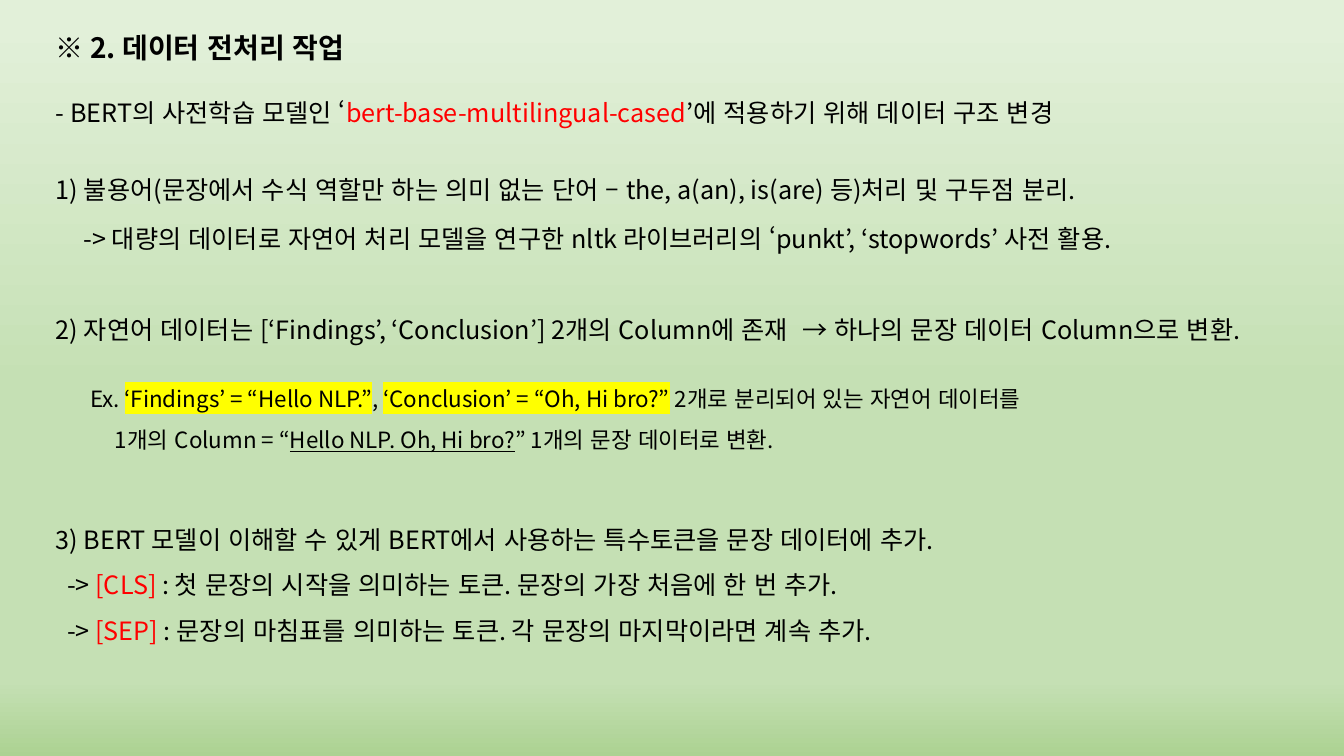
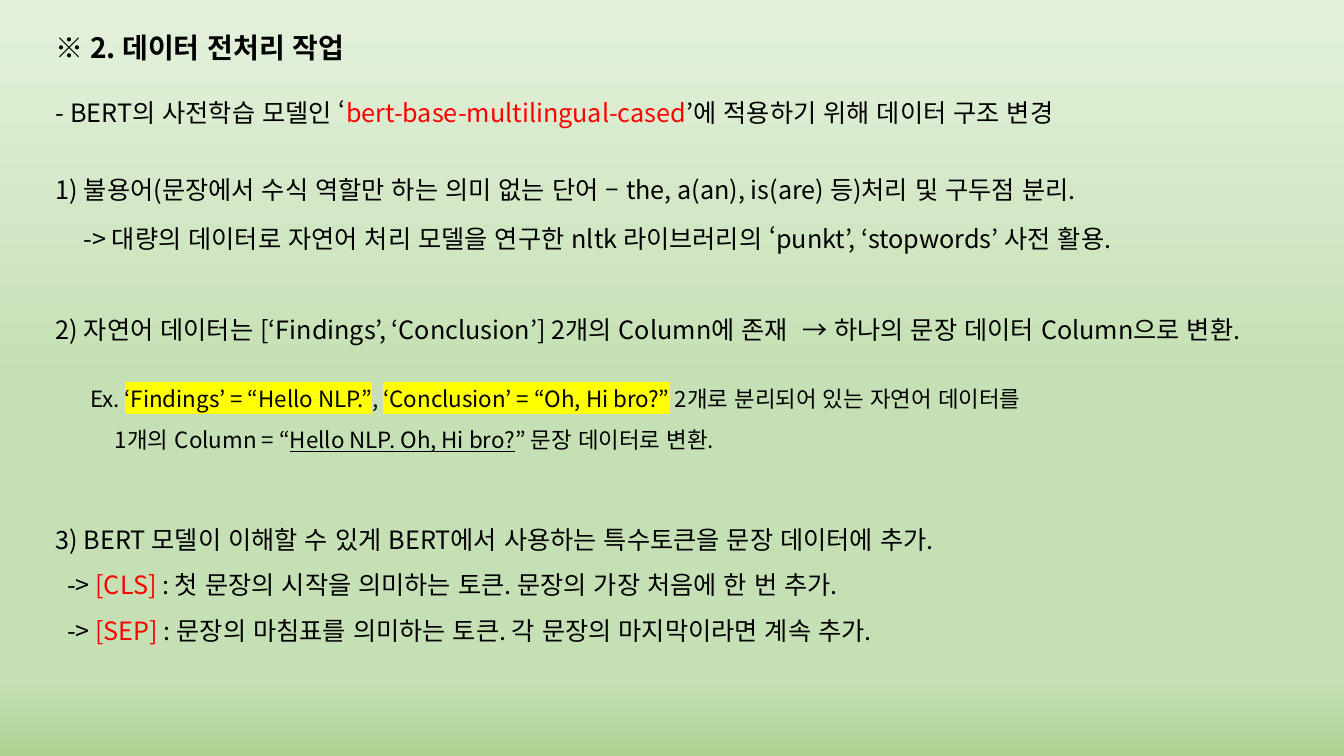
Before and after one commit to phantom0119/K-ium, a slide deck: slide 12 of 정리.pptx. Drawn at 1344x756 pixels with LibreOffice and Linux fonts; fonts in the diff are those of the drawing. Boxes give left, top, right and bottom in pixels: in the first picture for what was removed or moved away, otherwise in the second. Text is boxed around its words. In the diff, an @@ line names an element or a change of style, - is before the commit and + after.

```diff
--- a/정리.pptx
+++ b/정리.pptx
@@ text at [115, 429, 714, 452]: text changed @@
-1개의 Column = “Hello NLP. Oh, Hi bro?” 1개의 문장 데이터로 변환.
+1개의 Column = “Hello NLP. Oh, Hi bro?” 문장 데이터로 변환.
```
Also in this commit, not shown: 2 other slides changed.
